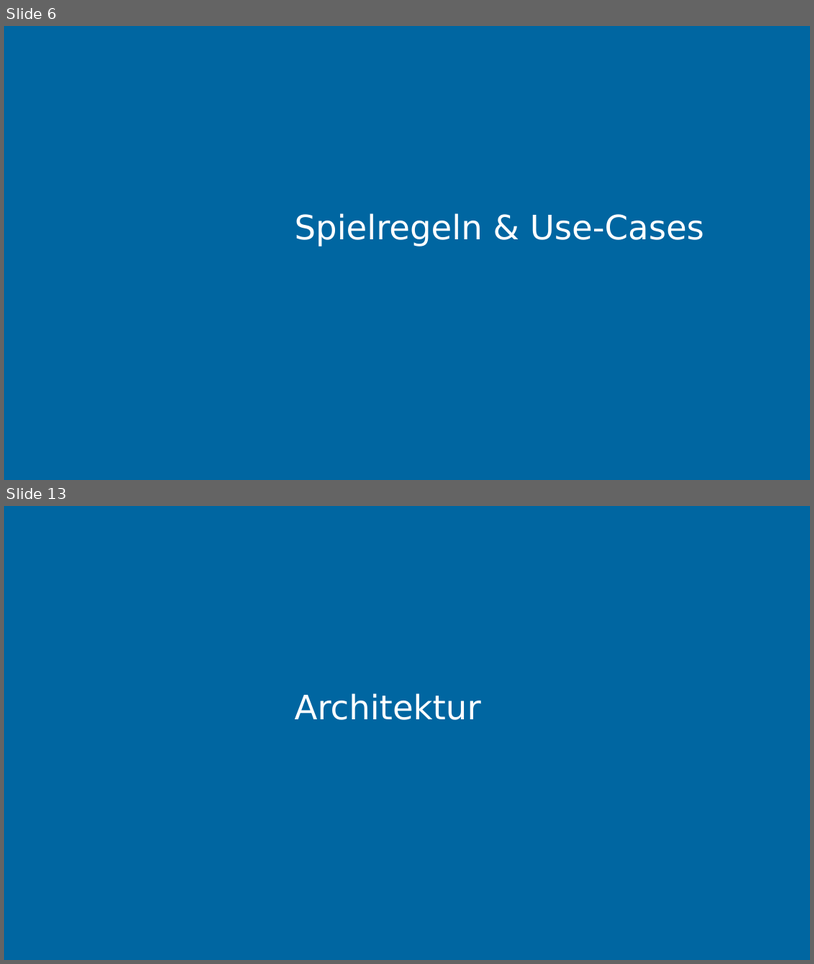
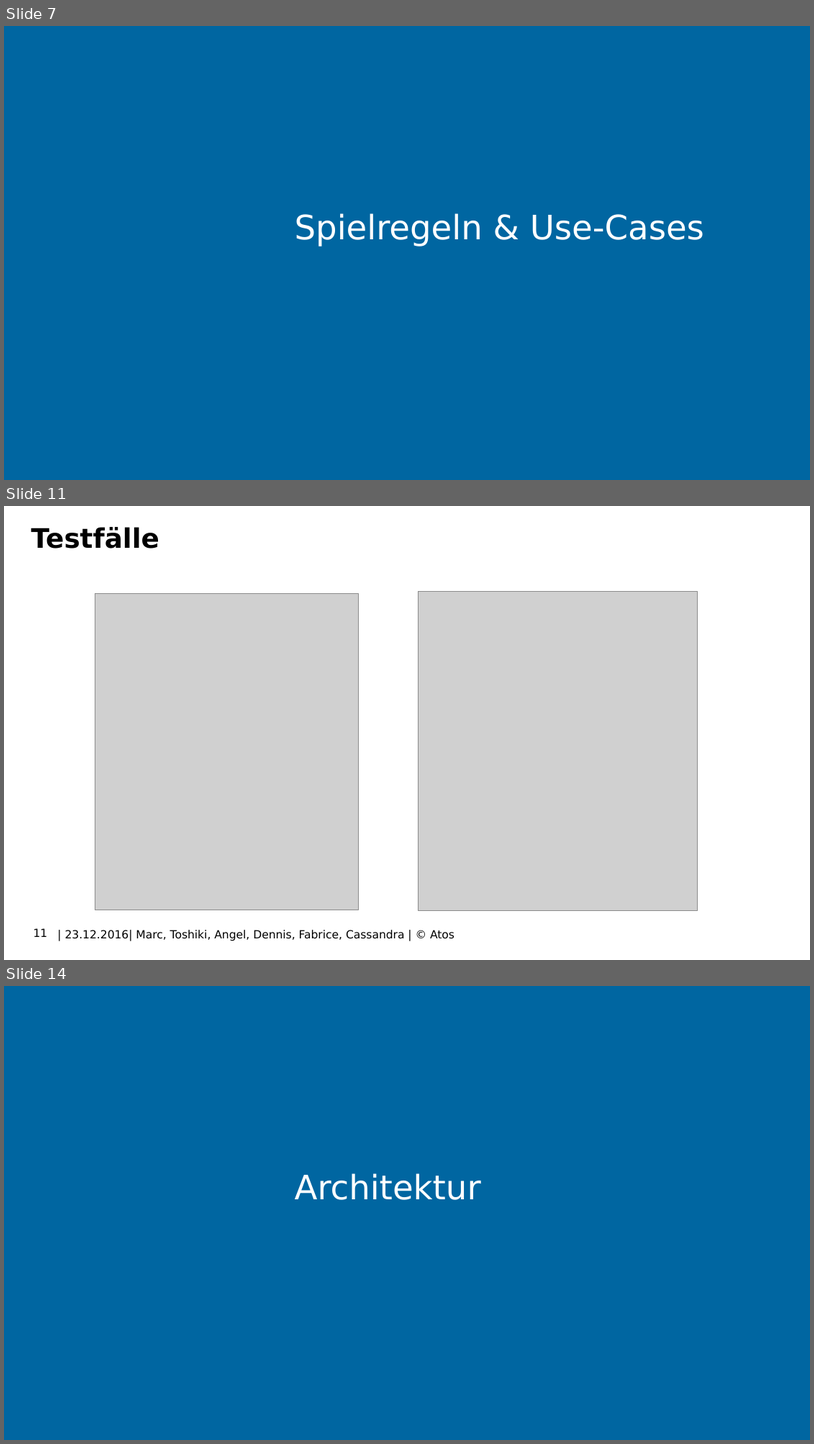
Before and after one commit to FabriceBosshard/SpaceInvaders, a slide deck: SpaceInvaders/Documents/SpaceInvaders.pptx. Shown one above the other, each under a label of ours: slides 6 and 13 before the commit, slides 7, 11 and 14 after it; the slides between them are not shown. The pictures are 814x964 and 814x1444 pixels, drawn with LibreOffice and Linux fonts; fonts in the diff are those of the drawing; grey boxes stand for pictures; background and template pictures are left out. Boxes give left, top, right and bottom in pixels: in the first picture for what was removed or moved away, otherwise in the second. Text is boxed around its words. In the diff, an @@ line names an element or a change of style, - is before the commit and + after.

```diff
--- a/SpaceInvaders/Documents/SpaceInvaders.pptx
+++ b/SpaceInvaders/Documents/SpaceInvaders.pptx
@@ slide 11 added at (4,506,810,960), background picture (left out) @@
@@ title added at (31,527,160,548), 24 pt, text #000000, bold @@
+Testfälle
@@ picture added at (419,592,698,911) @@
@@ picture added at (95,594,359,910) @@
@@ page number added at (34,928,48,937), 10 pt, text #000000 @@
+11
@@ text added at (65,929,455,941), 10 pt, text #000000 @@
+| 23.12.2016| Marc, Toshiki, Angel, Dennis, Fabrice, Cassandra | © Atos
@@ what was slide 6 is now slide 7 @@
@@ what was slide 13 is now slide 14 @@
```
Also in this commit, not shown: 9 other slides added, 7 slides removed.
